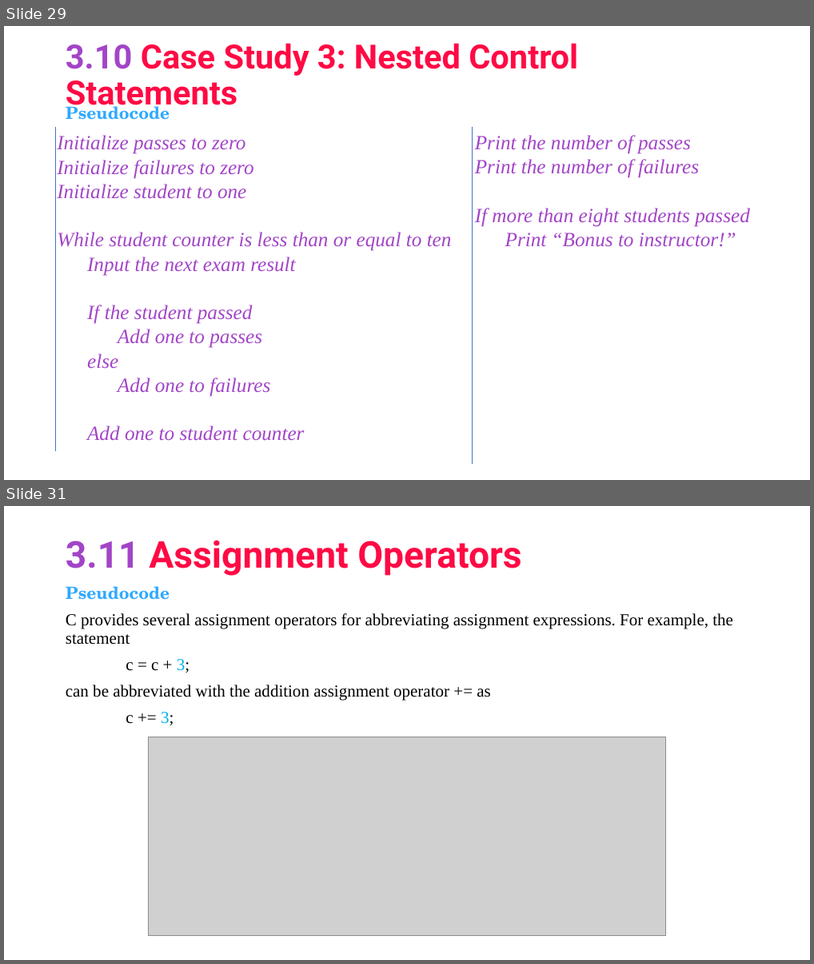
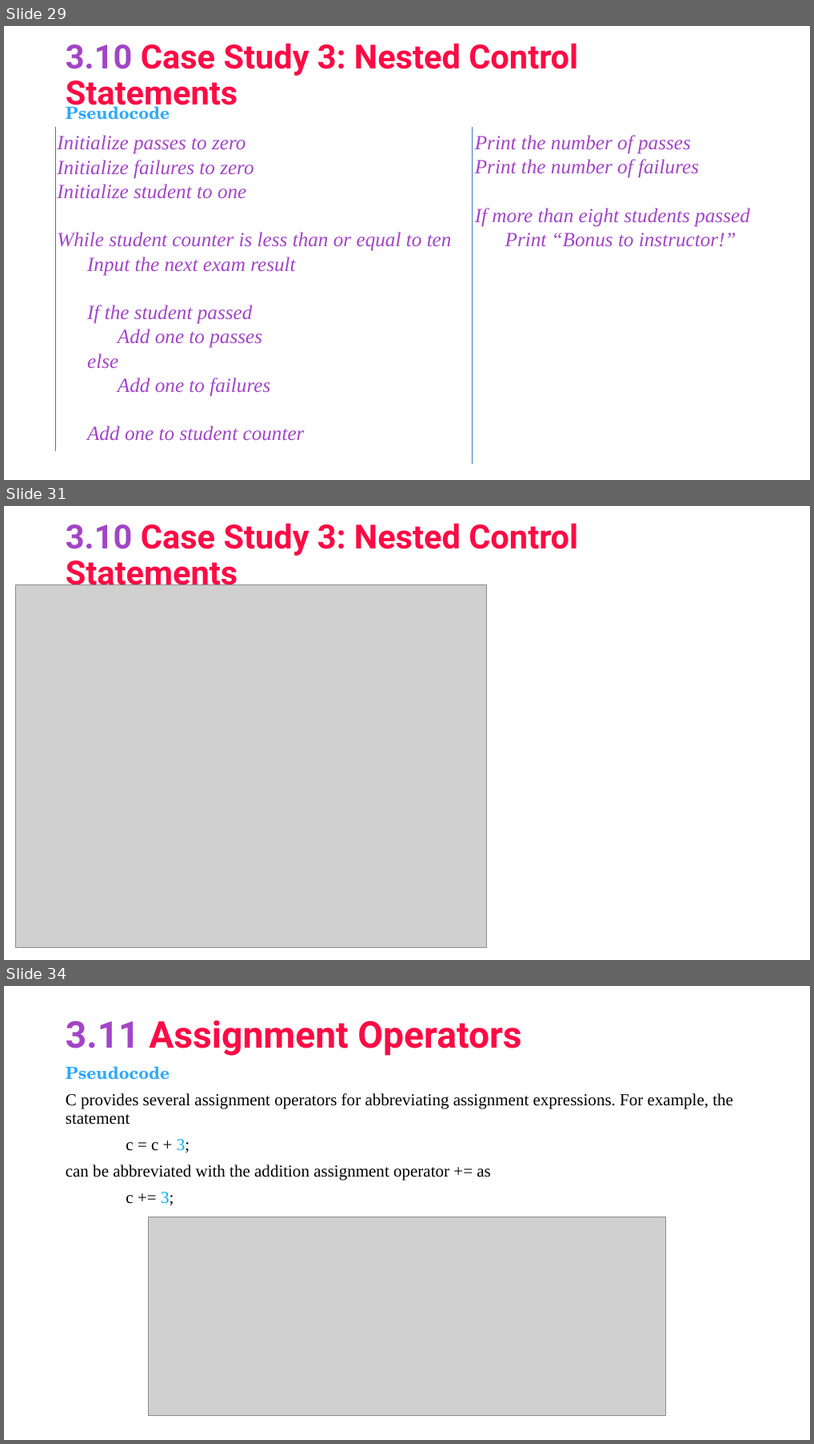
Before and after one commit to asimriaz/FOP, a slide deck: Chapter 3.pptx. Shown one above the other, each under a label of ours: slides 29 and 31 before the commit, slides 29, 31 and 34 after it; the slides between them are not shown. The pictures are 814x964 and 814x1444 pixels, drawn with LibreOffice and Linux fonts; fonts in the diff are those of the drawing; grey boxes stand for pictures; background and template pictures are left out. Boxes give left, top, right and bottom in pixels: in the first picture for what was removed or moved away, otherwise in the second. Text is boxed around its words. In the diff, an @@ line names an element or a change of style, - is before the commit and + after.

```diff
--- a/Chapter 3.pptx
+++ b/Chapter 3.pptx
@@ slide 31 added at box(4, 506, 810, 960), background #FFFFFF @@
@@ title added at box(66, 523, 578, 593), 39.6 pt, text #FF0A44, bold @@
+3.10 Case Study 3: Nested Control Statements
@@ picture added at box(15, 584, 487, 948) @@
@@ what was slide 31 is now slide 34 @@
```
Also in this commit, not shown: 1 slide changed, 2 other slides added.
